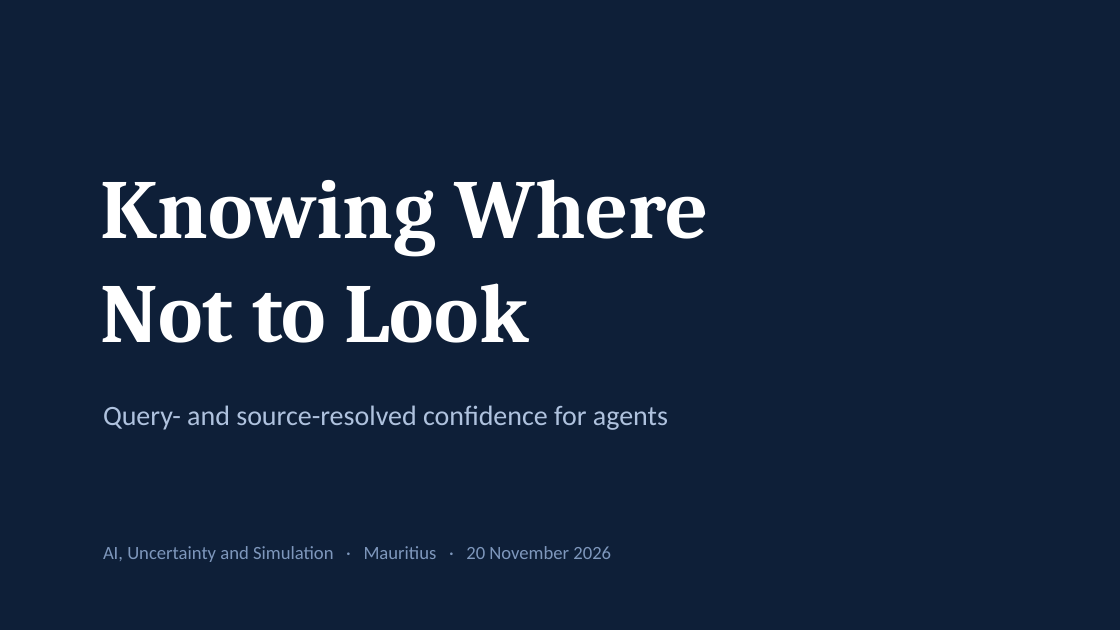
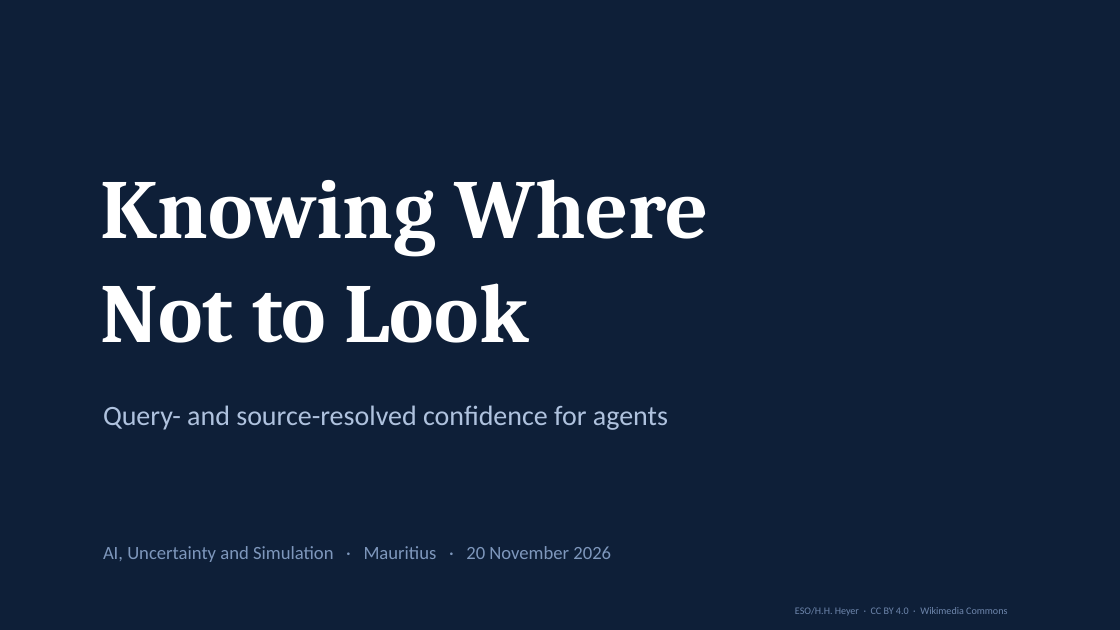
Before and after one commit to shecode-hue/knowing-where-not-to-look, a slide deck: slide 1 of presentation/knowing_where_not_to_look.pptx. Drawn at 1120x630 pixels with LibreOffice and Linux fonts; fonts in the diff are those of the drawing; background and template pictures are left out. Boxes give left, top, right and bottom in pixels: in the first picture for what was removed or moved away, otherwise in the second. Text is boxed around its words. In the diff, an @@ line names an element or a change of style, - is before the commit and + after.

Commit message:
Photographs on the three type slides, licenses verified in code
fetch_images.py queries the Wikimedia Commons API, keeps only PD, CC0,
CC BY or CC BY-SA candidates at 1600px or wider, verifies each download
with PIL, and records artist and license in credits.json. The build
mounts each photo full-bleed under a deep-navy overlay and sets the
credit on-slide at 6.5pt. The previewer learned cover-cropping and
alpha overlays so the effect was judged from pixels.

```diff
--- a/presentation/knowing_where_not_to_look.pptx
+++ b/presentation/knowing_where_not_to_look.pptx
@@ rectangle added at (0,0,1120,629), fill #0E1F38 at 74% opacity @@
@@ text added at (795,607,1007,616), 6.5 pt, text #6E86AC @@
+ESO/H.H. Heyer · CC BY 4.0 · Wikimedia Commons
```
Also in this commit, not shown: 2 other slides changed, 7 other files.
